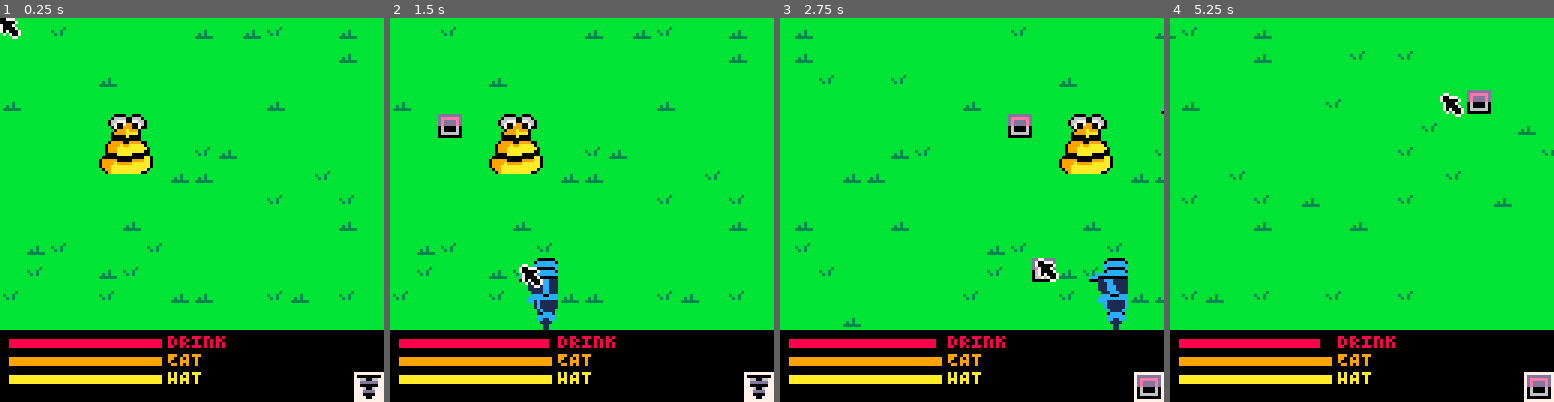
Above: before the commit, frames 1-4 (left to right).
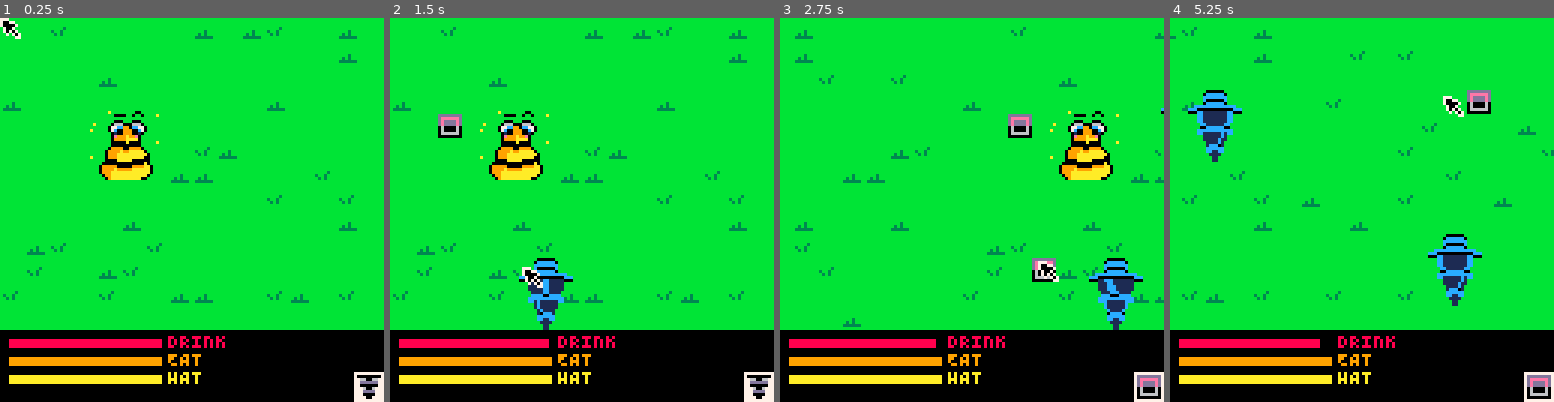
Above: after the commit, the same moments.

Repository: Kiyotoko/the-hive-must-grow
Game: PICO-8 cartridge game.p8
The game is run twice, just before and just after one commit, with the same random seed, the same clock (stepped at 60 frames per second) and the same inputs.
Inputs (mouse positions are in pixels of both pictures, inside the frame that each line leads up to):
- Up to frame 1 (0.25 s): no input
- Up to frame 2 (1.5 s): tap O (Z key) at 0.33, 0.7, 1.43 s; click (459, 121) at 0.67 s; tap X (X key) at 1.07 s; click (520, 267) at 1.22 s
- Up to frame 3 (2.75 s): click (975, 114) at 1.77 s; hold Left 1.97-2.37 s; tap X (X key) at 2.07, 2.4, 2.73 s; tap O (Z key) at 2.22 s; click (1037, 259) at 2.32 s; hold Down from 2.42 s (still down)
- Up to frame 4 (5.25 s): release Down at 2.82 s; click (1492, 106) at 2.87 s; hold Right 2.87-3.53 s; tap X (X key) every 0.33 s from 3.07 to 5.07 s; tap O (Z key) at 3.1, 3.98, 4.87 s; click (1254, 256) at 3.42 s; hold Up 3.58-4.08 s; click (1315, 102) at 3.97 s; hold Right 4.13-4.53 s; click (1381, 248) at 4.52 s; hold Down 4.58-5.08 s; click (1442, 94) at 5.07 s; hold Left from 5.13 s (still down)

The runs differ from the first frame. In frame 1, 1.7% of the frame differs, in the area x 0-42%, y 0-43%; in frame 2, 1.9%; in frame 3, 1.9%; in frame 4, 2.8%, in the area x 4-82%, y 18-75%.

Commit message:
update game.p8 (add title screen to map, add new spritesheet)

Diff:
--- a/game.p8
+++ b/game.p8
@@ -147,9 +147,15 @@
 1213140000000000000000000000000000000000000000000000000000000000000000000000000000000000000000000000000000000000000000000000000000000000000000000000000000000000000000000000000000000000000000000000000000000000000000000000000000000000000000000000000000000000
 2223240000000000000000000000000000000000000000000000000000000000000000000000000000000000000000000000000000000000000000000000000000000000000000000000000000000000000000000000000000000000000000000000000000000000000000000000000000000000000000000000000000000000
 3233340000000000000000000000000000000000000000000000000000000000000000000000000000000000000000000000000000000000000000000000000000000000000000000000000000000000000000000000000000000000000000000000000000000000000000000000000000000000000000000000000000000000
-0c0d2c0c0e2c0c0f2c0000000000000000000000000000000000000000000000000000000000000000000000000000000000000000000000000000000000000000000000000000000000000000000000000000000000000000000000000000000000000000000000000000000000000000000000000000000000000000000000
-1c1d2c1c1e2c1c1f2c0000000000000000000000000000000000000000000000000000000000000000000000000000000000000000000000000000000000000000000000000000000000000000000000000000000000000000000000000000000000000000000000000000000000000000000000000000000000000000000000
-2c2d2c2c2e2c2c2f2c0000000000000000000000000000000000000000000000000000000000000000000000000000000000000000000000000000000000000000000000000000000000000000000000000000000000000000000000000000000000000000000000000000000000000000000000000000000000000000000000
+0b0c0f0b0d0f0b0e0f2f3e4f0000000000000000000000000000000000000000000000000000000000000000000000000000000000000000000000000000000000000000000000000000000000000000000000000000000000000000000000000000000000000000000000000000000000000000000000000000000000000000
+1b1c1f1b1d1f1b1e1f3f4e5f0000000000000000000000000000000000000000000000000000000000000000000000000000000000000000000000000000000000000000000000000000000000000000000000000000000000000000000000000000000000000000000000000000000000000000000000000000000000000000
+2b2c2b2b2d2b2b2e2b2b5e2b0000000000000000000000000000000000000000000000000000000000000000000000000000000000000000000000000000000000000000000000000000000000000000000000000000000000000000000000000000000000000000000000000000000000000000000000000000000000000000
+91a2a3a4d0a61070314442430000000000000000000000000000000000000000000000000000000000000000000000000000000000000000000000000000000000000000000000000000000000000000000000000000000000000000000000000000000000000000000000000000000000000000000000000000000000000000
+a1b2b3b4b5b62080415452530000000000000000000000000000000000000000000000000000000000000000000000000000000000000000000000000000000000000000000000000000000000000000000000000000000000000000000000000000000000000000000000000000000000000000000000000000000000000000
+b1c2c3c4c5c63090516462630000000000000000000000000000000000000000000000000000000000000000000000000000000000000000000000000000000000000000000000000000000000000000000000000000000000000000000000000000000000000000000000000000000000000000000000000000000000000000
+c1d2d3d4d5d640a0617472730000000000000000000000000000000000000000000000000000000000000000000000000000000000000000000000000000000000000000000000000000000000000000000000000000000000000000000000000000000000000000000000000000000000000000000000000000000000000000
+d1e2e3e4e5e650b0718482830000000000000000000000000000000000000000000000000000000000000000000000000000000000000000000000000000000000000000000000000000000000000000000000000000000000000000000000000000000000000000000000000000000000000000000000000000000000000000
+e1f2f3f4f5f660c0819492930000000000000000000000000000000000000000000000000000000000000000000000000000000000000000000000000000000000000000000000000000000000000000000000000000000000000000000000000000000000000000000000000000000000000000000000000000000000000000
 
 
 
Not shown, changed: 128 lines of the sprite sheet (__gfx__) section of game.p8
